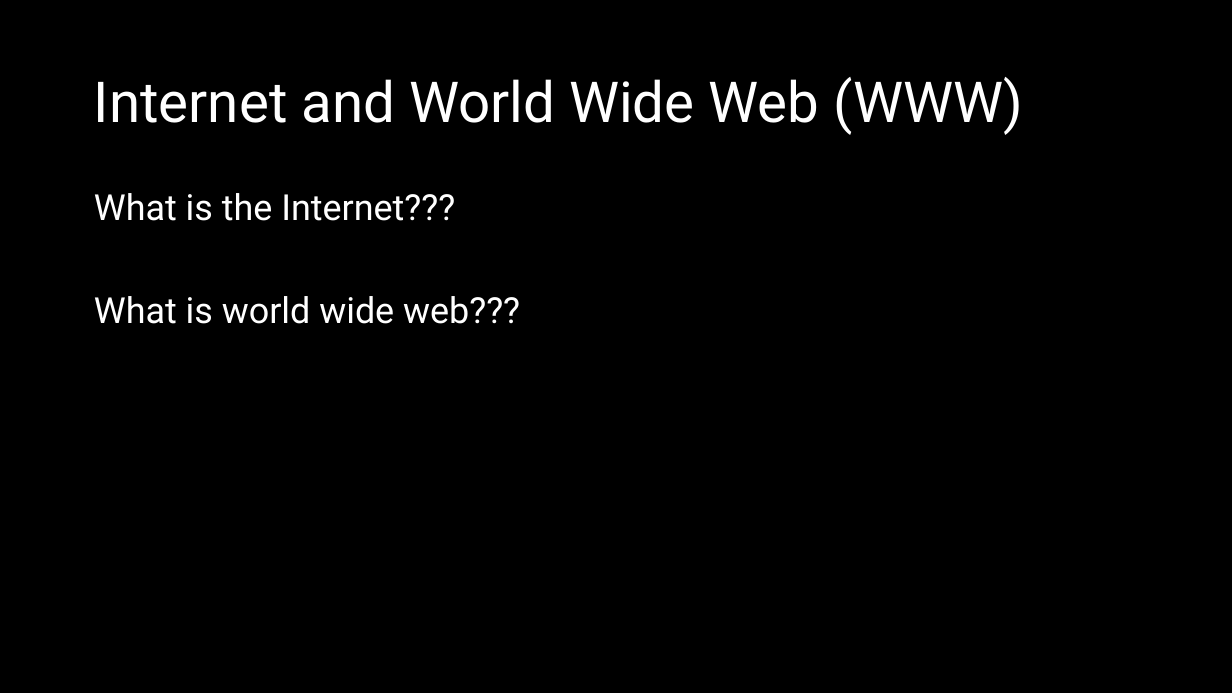
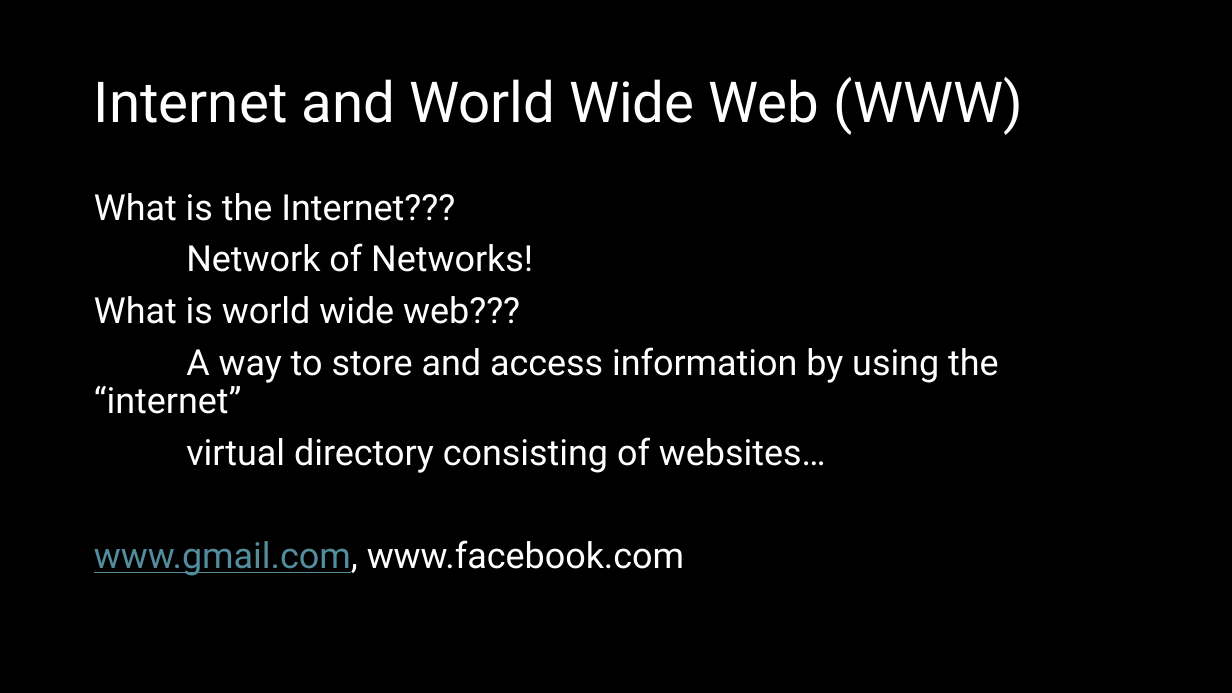
Before and after one commit to natiquekeyin/spring2025, a slide deck: slide 5 of FrontEnd/Week1/Week 1.pptx. Drawn at 1232x693 pixels with LibreOffice and Linux fonts; fonts in the diff are those of the drawing. Boxes give left, top, right and bottom in pixels: in the first picture for what was removed or moved away, otherwise in the second. Text is boxed around its words. In the diff, an @@ line names an element or a change of style, - is before the commit and + after.

```diff
--- a/FrontEnd/Week1/Week 1.pptx
+++ b/FrontEnd/Week1/Week 1.pptx
@@ text at (186, 243, 533, 272): paragraph added @@
+Network of Networks!
@@ text at (94, 347, 999, 576): paragraphs added @@
+A way to store and access information by using the “internet”
+virtual directory consisting of websites…
+www.gmail.com, www.facebook.com
```
Also in this commit, not shown: 5 other slides changed, 4 other files.
